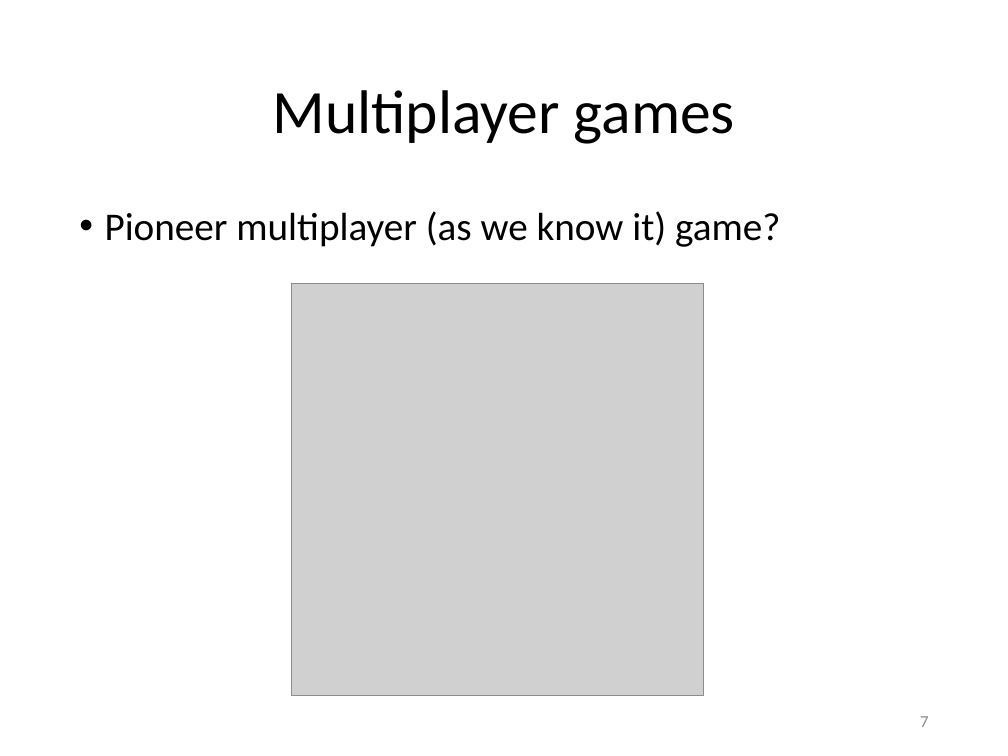
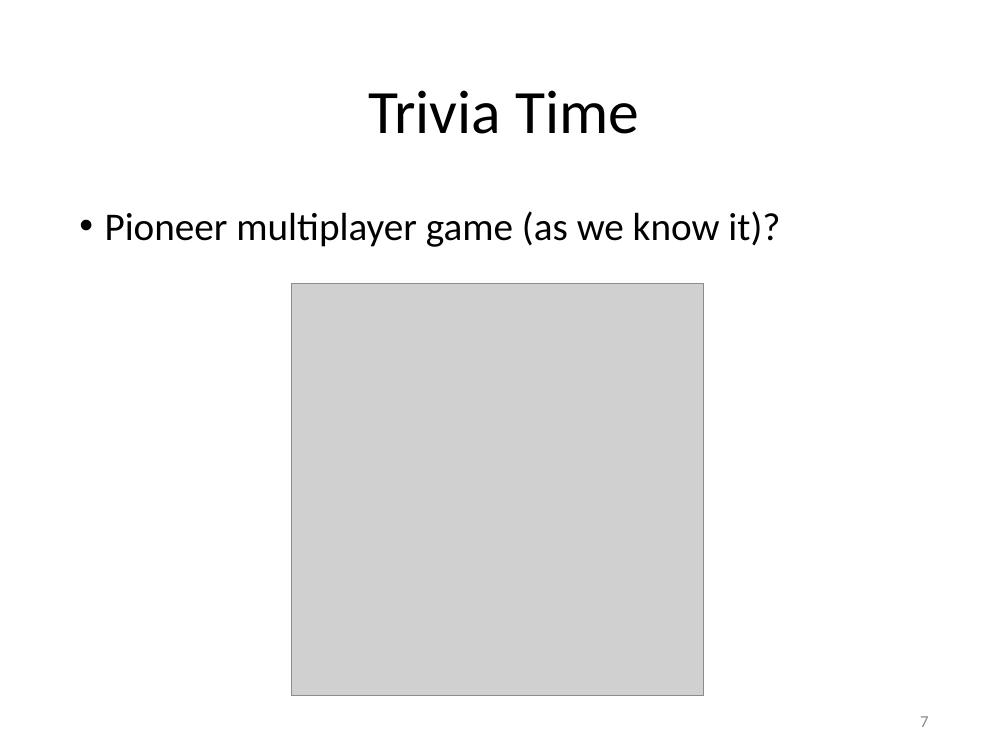
Before and after one commit to Lotti/codemotion2015, a slide deck: slide 7 of slides/slides.pptx. Drawn at 1008x756 pixels with LibreOffice and Linux fonts; fonts in the diff are those of the drawing; grey boxes stand for pictures; background and template pictures are left out. Boxes give left, top, right and bottom in pixels: in the first picture for what was removed or moved away, otherwise in the second. Text is boxed around its words. In the diff, an @@ line names an element or a change of style, - is before the commit and + after.

```diff
--- a/slides/slides.pptx
+++ b/slides/slides.pptx
@@ title at (368,90,639,134): text changed @@
-Multiplayer games
+Trivia Time
@@ text at (105,211,780,247): text changed @@
-• Pioneer multiplayer (as we know it) game?
+• Pioneer multiplayer game (as we know it)?
```
Also in this commit, not shown: 9 other slides changed, 8 other files.
